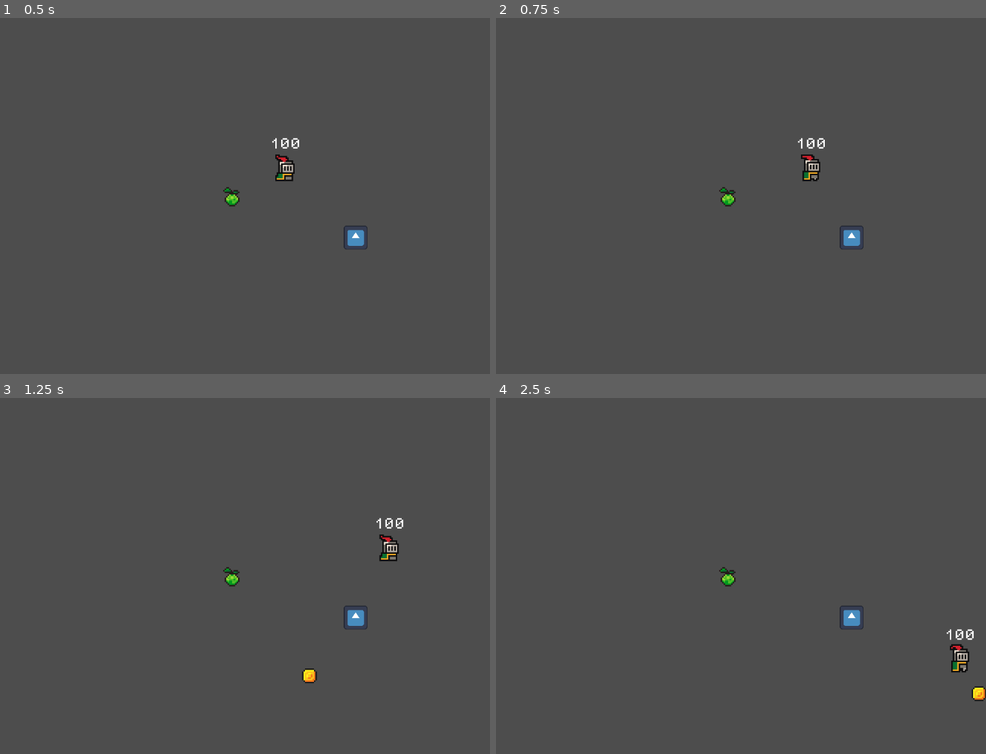
Above: before the commit, frames 1-4 (two rows, left to right).
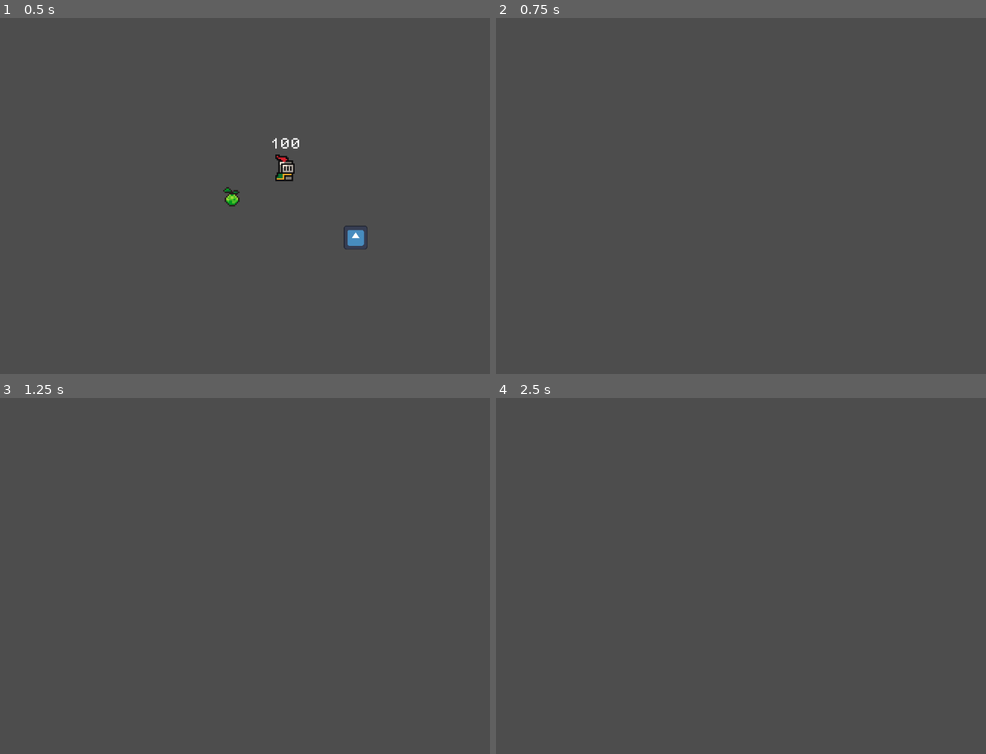
Above: after the commit, the same moments.

Repository: Manas-Goyal-1/The-Last-Five
Game: Godot game, scene res://scenes/game.tscn
Same seed, same stepped clock (60 frames per second), same inputs: the game is played once before the commit and once after it. Before the commit the project starts from res://scenes/outside.tscn. The engine's default icon, where the game draws it, is replaced by a stand-in: a white triangle on a blue panel in a dark square.
Inputs (mouse positions are in pixels of both pictures, inside the frame that each line leads up to):
- Up to frame 1 (0.5 s): no input
- Up to frame 2 (0.75 s): move the mouse to (843, 178) at 0.52 s; hold D (right) from 0.53 s (still down); click (843, 178) at 0.6 s
- Up to frame 3 (1.25 s): keep holding D (right)
- Up to frame 4 (2.5 s): move the mouse to (623, 593) at 1.27 s; release D (right) at 1.28 s; hold S (down) 1.28-2.03 s; click (623, 593) at 1.35 s; move the mouse to (780, 497) at 2.02 s; hold D (right) from 2.03 s (still down); click (780, 497) at 2.1 s

Frame 1 is identical in both runs. In frame 2, 0.6% of the frame differs, in the area x 45-75%, y 33-65%; in frame 3, 0.7%; in frame 4, 0.8%, in the area x 45-100%, y 47-86%.

Commit message:
Added logic to switch between bunker and outside scene (bunker doesn't have anything for now though)

Diff:
--- a/project.godot
+++ b/project.godot
@@ -11,7 +11,7 @@
 [application]
 
 config/name="The Last Five"
-run/main_scene="uid://btck767c7bidv"
+run/main_scene="uid://bvbdair2vutn0"
 config/features=PackedStringArray("4.4", "Mobile")
 config/icon="res://icon.svg"
 
@@ -50,6 +50,11 @@
 , Object(InputEventKey,"resource_local_to_scene":false,"resource_name":"","device":-1,"window_id":0,"alt_pressed":false …(186 unchanged characters)…
 ]
 }
+Click={
+"deadzone": 0.2,
+"events": [Object(InputEventMouseButton,"resource_local_to_scene":false,"resource_name":"","device":-1,"window_id":0,"alt_pressed":false,"shift_pressed":false,"ctrl_pressed":false,"meta_pressed":false,"button_mask":1,"position":Vector2(338, 23),"global_position":Vector2(347, 71),"factor":1.0,"button_index":1,"canceled":false,"pressed":true,"double_click":false,"script":null)
+]
+}
 
 [rendering]
 
--- /dev/null
+++ b/scenes/bunker.tscn
@@ -0,0 +1,3 @@
+[gd_scene format=3 uid="uid://bieueg3gj7nt2"]
+
+[node name="Bunker" type="Node2D"]
--- /dev/null
+++ b/scenes/game.tscn
@@ -0,0 +1,14 @@
+[gd_scene load_steps=4 format=3 uid="uid://bvbdair2vutn0"]
+
+[ext_resource type="PackedScene" uid="uid://btck767c7bidv" path="res://scenes/outside.tscn" id="1_uwrxv"]
+[ext_resource type="Script" uid="uid://bto3uwsltsvkn" path="res://scenes/game_manager.gd" id="1_yqjtg"]
+[ext_resource type="PackedScene" uid="uid://bieueg3gj7nt2" path="res://scenes/bunker.tscn" id="3_lnu2h"]
+
+[node name="Game" type="Node2D"]
+
+[node name="GameManager" type="Node" parent="."]
+script = ExtResource("1_yqjtg")
+
+[node name="Outside" parent="." instance=ExtResource("1_uwrxv")]
+
+[node name="Bunker" parent="." instance=ExtResource("3_lnu2h")]
--- /dev/null
+++ b/scenes/game_manager.gd
@@ -0,0 +1,28 @@
+extends Node
+
+@onready var outside: Node2D = $"../Outside"
+@onready var bunker: Node2D = $"../Bunker"
+
+
+func _ready() -> void:
+	show_outside()
+
+func _process(delta: float) -> void:
+	if Input.is_action_just_pressed("Click"):
+		if outside.is_visible_in_tree():
+			show_bunker()
+		else:
+			show_outside()
+
+func show_bunker():
+	bunker.visible = true
+	outside.visible = false
+
+	# Disable outside so the zombies and weapons and everysthing stops.
+	outside.process_mode = Node.PROCESS_MODE_DISABLED
+
+func show_outside():
+	bunker.visible = false
+	outside.visible = true
+
+	outside.process_mode = Node.PROCESS_MODE_INHERIT	# Enable outside again
--- a/scenes/outside.tscn
+++ b/scenes/outside.tscn
@@ -23,7 +23,7 @@
 [node name="Outside" type="Node2D"]
 script = ExtResource("1_udpx5")
 
-[node name="Timer" type="Timer" parent="."]
+[node name="ZombieSpawnerTimer" type="Timer" parent="."]
 autostart = true
 
 [node name="Camera2D" type="Camera2D" parent="."]
@@ -33,15 +33,14 @@
 position = Vector2(36, -22)
 
 [node name="Source" type="AnimatedSprite2D" parent="."]
-unique_name_in_owner = true
 sprite_frames = SubResource("SpriteFrames_lpxjy")
 autoplay = "default"
 
-[node name="Zombies" type="Node" parent="."]
+[node name="Zombies" type="Node2D" parent="."]
 
 [node name="Weapon1" parent="." instance=ExtResource("4_7r1kg")]
 position = Vector2(83, 28)
 
-[node name="Projectiles" type="Node" parent="."]
+[node name="Projectiles" type="Node2D" parent="."]
 
-[connection signal="timeout" from="Timer" to="." method="_on_timer_timeout"]
+[connection signal="timeout" from="ZombieSpawnerTimer" to="." method="_on_zombie_spawner_timer_timeout"]
--- a/scripts/outside.gd
+++ b/scripts/outside.gd
@@ -1,14 +1,14 @@
 extends Node2D
 
-@onready var timer: Timer = $Timer
-@onready var source: AnimatedSprite2D = %Source
+@onready var zombie_spawner_timer: Timer = $ZombieSpawnerTimer
+@onready var source: AnimatedSprite2D = $Source
 
 const ZombieScene = preload("res://scenes/zombie.tscn")
 
-func _on_timer_timeout() -> void:
+func _on_zombie_spawner_timer_timeout() -> void:
 	var zombie = ZombieScene.instantiate()
 
-	var radius = 180
+	var radius = 160
 	# Randomly spawning zombies outside a radius of radius
 	var x = randf_range(-radius, radius)
 	var y = sqrt(radius**2 - x**2) * (randi_range(0, 1)*2-1)	# Makes sure that the y can be positive or negative
@@ -22,3 +22,4 @@
 	zombie.target = source.position
 
 	get_node("Zombies").add_child(zombie)
+	#add_child(zombie)
--- a/scripts/projectile.gd
+++ b/scripts/projectile.gd
@@ -1,7 +1,7 @@
 extends Area2D
 
-const DAMAGE = 20
-const SPEED = 200
+const DAMAGE = 10
+const SPEED = 300
 var target: Vector2
 
 
--- a/scripts/zombie.gd
+++ b/scripts/zombie.gd
@@ -40,12 +40,11 @@
 	player.take_damage(PLAYER_ATTACK)
 
 
-# To damage the player
+# To damage the weapons
 func _on_area_entered(area: Area2D) -> void:
-	if area.is_in_group("zombies"):
-		return
-	weapon = area
-	weapon_attack_timer.start()
+	if area.is_in_group("weapons"):
+		weapon = area
+		weapon_attack_timer.start()
 
 func _on_area_exited(area: Area2D) -> void:
 	weapon_attack_timer.stop()
Not shown, added: scenes/game_manager.gd.uid
